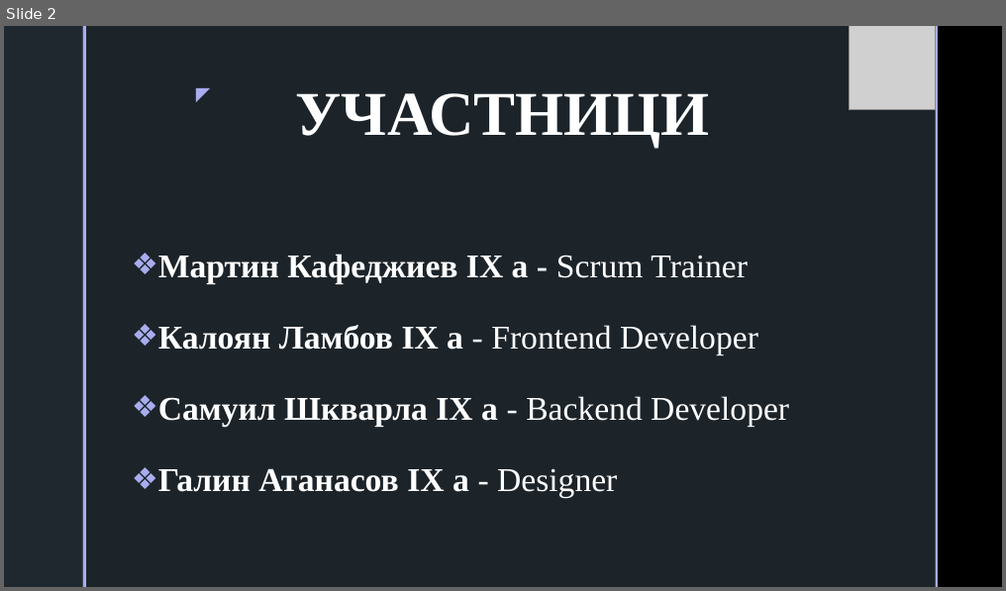
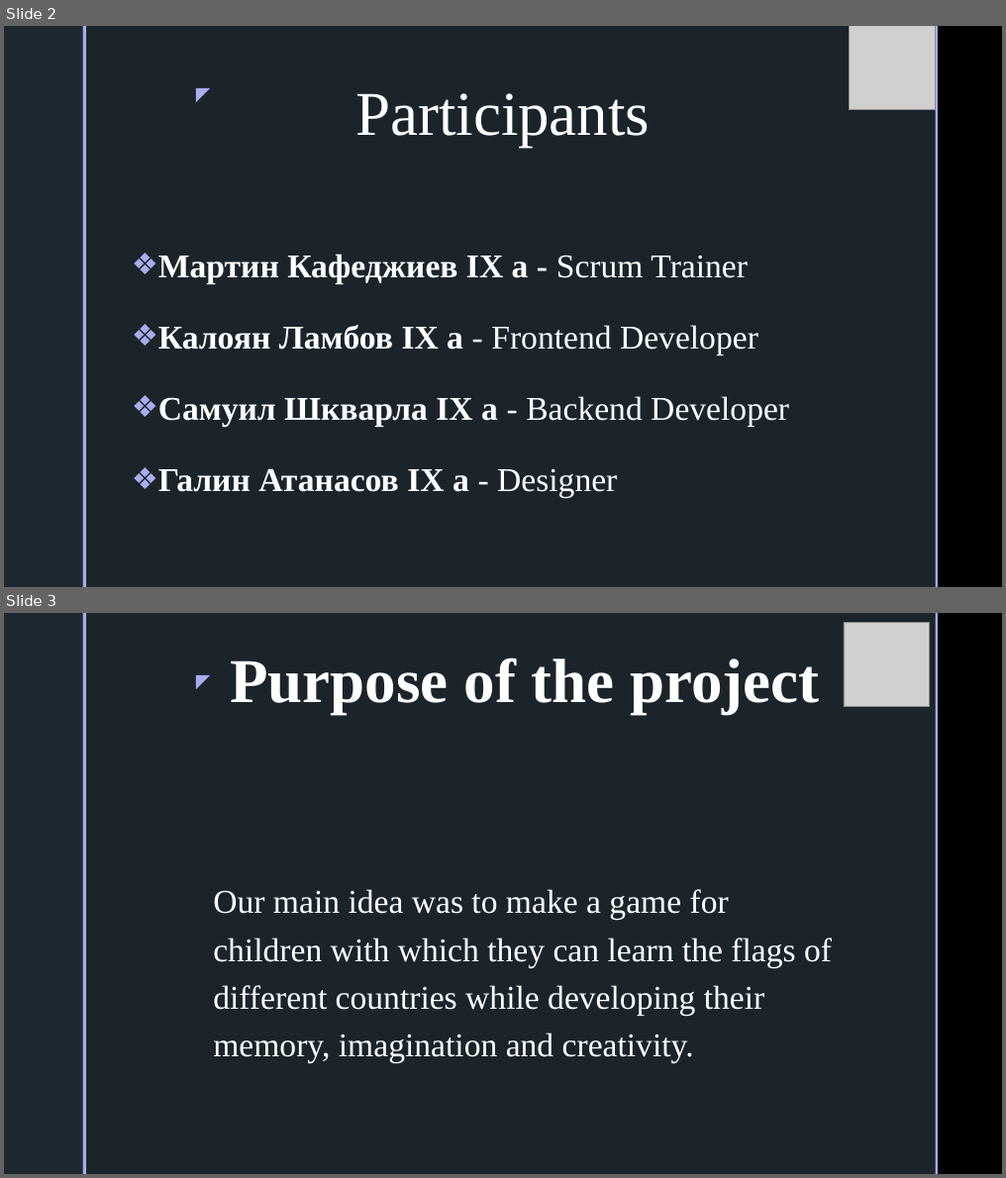
Before and after one commit to MIKafedzhiev20/Location-Finders, a slide deck: Presentation and Documentation/Location Finders Presentation.pptx. Shown one above the other, each under a label of ours: slide 2 before the commit, slides 2 and 3 after it. The pictures are 1006x591 and 1006x1178 pixels, drawn with LibreOffice and Linux fonts; fonts in the diff are those of the drawing; grey boxes stand for pictures; background and template pictures are left out. Boxes give left, top, right and bottom in pixels: in the first picture for what was removed or moved away, otherwise in the second. Text is boxed around its words. In the diff, an @@ line names an element or a change of style, - is before the commit and + after.

```diff
--- a/Presentation and Documentation/Location Finders Presentation.pptx
+++ b/Presentation and Documentation/Location Finders Presentation.pptx
@@ slide 3 added at <box>4,613,1002,1174</box>, background picture (left out); not listed: 5 template elements that a slide beside it also shows @@
@@ picture added at <box>844,623,930,707</box> @@
@@ title added at <box>230,658,820,714</box>, 60 pt, text #FFFFFF, bold @@
+Purpose of the project
@@ text added at <box>213,889,832,1063</box>, 32 pt, text #FFFFFF @@
+Our main idea was to make a game for children with which they can learn the flags of different countries while developing their memory, imagination and creativity.
@@ slide 2 changed as well @@
@@ title at <box>355,93,649,147</box>: text changed; bold off @@
-УЧАСТНИЦИ
+Participants
```
Also in this commit, not shown: 3 other slides added, 3 slides removed.
